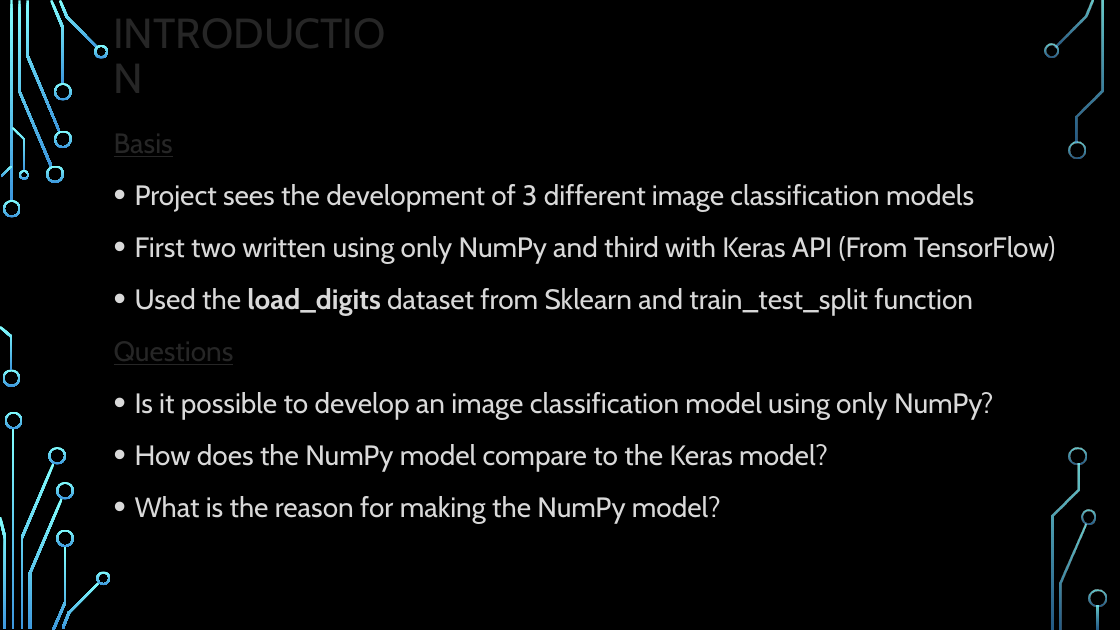
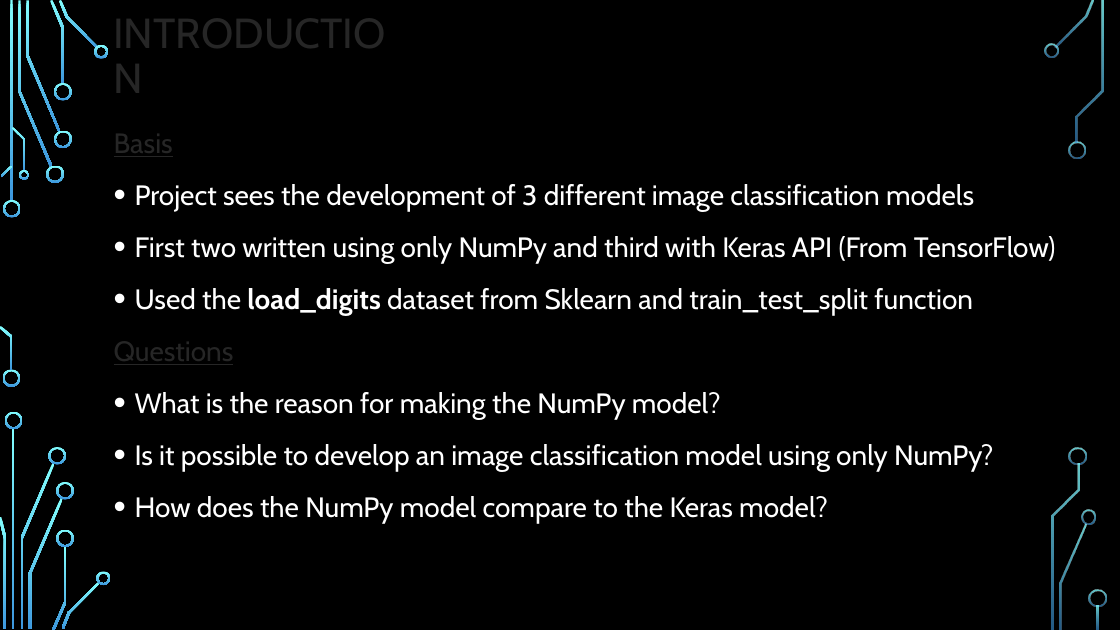
Before and after one commit to vdebnath/202_Honors_Option, a slide deck: slide 2 of Presentation.pptx. Drawn at 1120x630 pixels with LibreOffice and Linux fonts; fonts in the diff are those of the drawing; background and template pictures are left out. Boxes give left, top, right and bottom in pixels: in the first picture for what was removed or moved away, otherwise in the second. Text is boxed around its words. In the diff, an @@ line names an element or a change of style, - is before the commit and + after.

Commit message:
Final presentation version

```diff
--- a/Presentation.pptx
+++ b/Presentation.pptx
@@ text at (135, 184, 1056, 524): text colour #D9D9D9 to #FFFFFF in "Project sees the development of 3 different ...", "First two written using only NumPy and ...", "Used the load_digits dataset from Sklearn and ...", "Is it possible to develop an image ..." and 1 more places @@
@@ text at (135, 392, 721, 420): paragraph added @@
+• What is the reason for making the NumPy model?
@@ text at (135, 496, 721, 524): paragraph removed @@
-• What is the reason for making the NumPy model?
```
Also in this commit, not shown: 3 other slides changed, 2 slides added.
